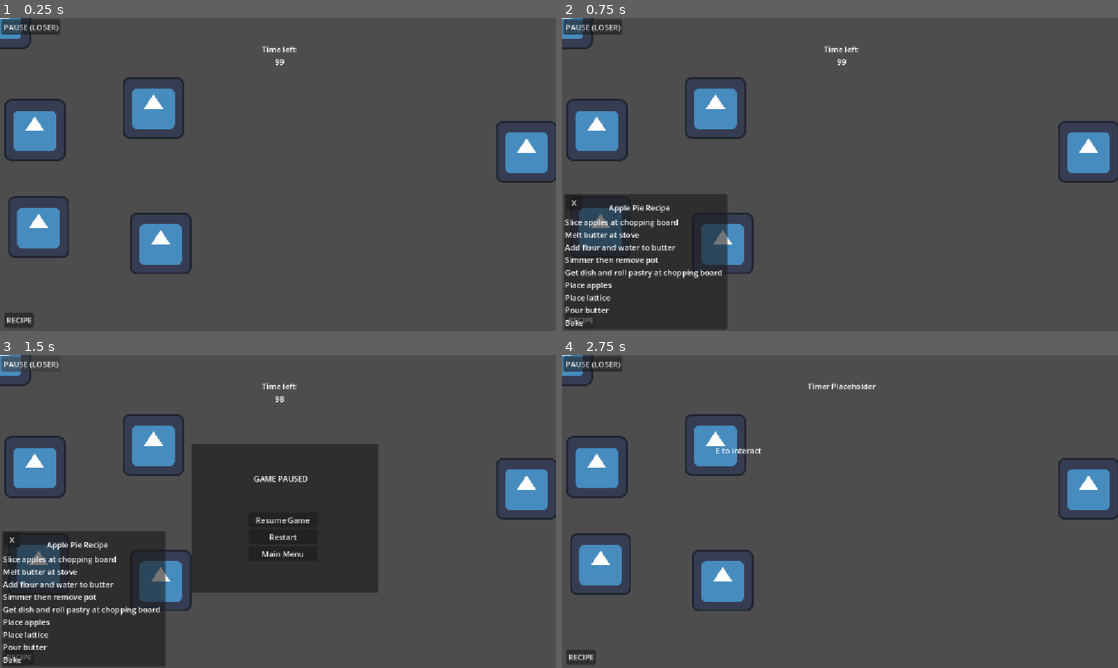
Above: before the commit, frames 1-4 (two rows, left to right).
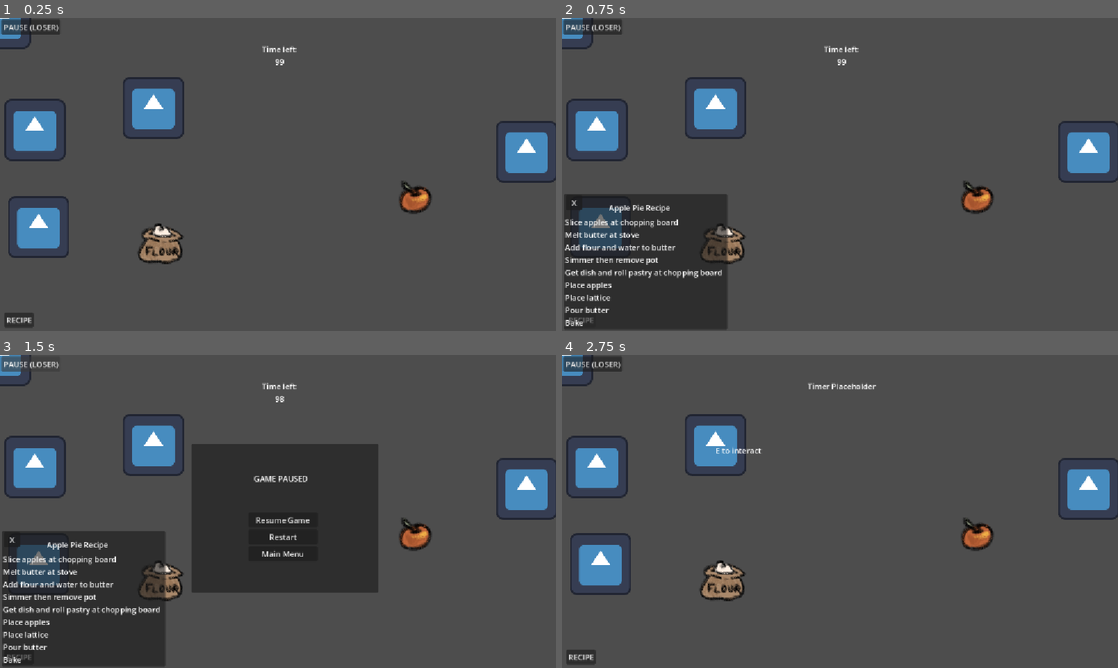
Above: after the commit, the same moments.

Repository: tszyana/SenselessChefs
Game: Godot game, scene res://scenes/kitchen.tscn
Same seed, same stepped clock (60 frames per second), same inputs: the game is played once before the commit and once after it. This scene is started directly instead of the project's main scene. The engine's default icon, where the game draws it, is replaced by a stand-in: a white triangle on a blue panel in a dark square.
Inputs:
- Up to frame 1 (0.25 s): no input
- Up to frame 2 (0.75 s): click "RECIPE" at 0.5 s
- Up to frame 3 (1.5 s): click "PAUSE (LOSER)" at 1.25 s
- Up to frame 4 (2.75 s): click "Restart" at 2 s

The runs differ from the first frame. In frame 1, 1.7% of the frame differs, in the area x 23-78%, y 52-82%; in frame 2, 1.6%; in frame 3, 1.6%; in frame 4, 1.7%.

Commit message:
put imgs in for ingredients

Diff:
--- a/scripts/pickable.gd
+++ b/scripts/pickable.gd
@@ -11,6 +11,28 @@
 func update_sprite():
 	match item_name:
 		"apple":
-			sprite_2d.texture = null # preload("res://food/apple.png")
+			sprite_2d.texture = preload("res://scenes/Images/Kitchen/Foodness/Apple.png")
+		"banana":
+			sprite_2d.texture = preload("res://scenes/Images/Kitchen/Foodness/Banana.png")
+		"water":
+			sprite_2d.texture = preload("res://scenes/Images/Kitchen/Foodness/Brita water.png")
+		"butter":
+			sprite_2d.texture = preload("res://scenes/Images/Kitchen/Foodness/Butter.png")
+		"cut_apples":
+			sprite_2d.texture = preload("res://scenes/Images/Kitchen/Foodness/Cut apples.png")
+		"egg":
+			sprite_2d.texture = preload("res://scenes/Images/Kitchen/Foodness/Egg.png")
+		"empty_bowl":
+			sprite_2d.texture = preload("res://scenes/Images/Kitchen/Foodness/Empty bowl_.png")
+		"flour":
+			sprite_2d.texture = preload("res://scenes/Images/Kitchen/Foodness/Flour.png")
+		"pastry":
+			sprite_2d.texture = preload("res://scenes/Images/Kitchen/Foodness/Pastry.png")
+		"potato":
+			sprite_2d.texture = preload("res://scenes/Images/Kitchen/Foodness/Potato food.png")
+		"salt":
+			sprite_2d.texture = preload("res://scenes/Images/Kitchen/Foodness/Salt.png")
+		"sugar":
+			sprite_2d.texture = preload("res://scenes/Images/Kitchen/Foodness/Sugar.png")
 		"trash":
 			sprite_2d.texture = preload("res://icon.svg")
